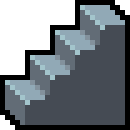
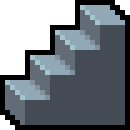
Comparing the layer stacks of the two 130x130 images. Changes:
renamed "Calque 1" to "Icon", painted on it over [25, 25, 105, 105]
